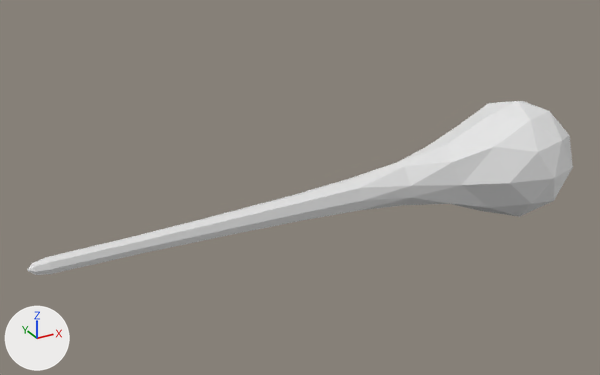
The Blender file exploration/models/spirit.blend: old version first, new version second.
Rendered twice from a camera (50 mm lens) standing at (-9.42, -9.73, 5.18) and looking at (-3.91, 0.29, 0.17). The lights are fixed; the arrows at lower left show +X, +Y and +Z.

In view in the first picture: 'spirit'.
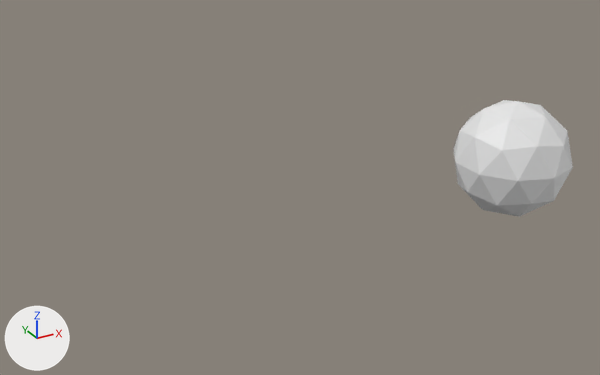
Commit message: change spirit model to be just a ball

Where the change shows, as pixel boxes [x1, y1, x2, y2] in the pictures (600 x 375 px):
'spirit', reshaped (78% narrower, 33% shorter): before [27, 101, 573, 275]; after [454, 100, 573, 217]

The edits, one by one:
me_icosphere_002 is used by ob_spirit; location (0.0, 0.0, 0.0).
me_icosphere_002 had 103 vertices, 202 faces and spanned x -8.0..0.95, y -1.0..1.0, z -1.0..1.0.
me_icosphere_002 now has 42 vertices, 80 faces and spans x -0.95..0.95, y -1.0..1.0, z -1.0..1.0.
Part 1, on me_icosphere_002:
81 vertices are removed from x -8.0..0.85, y -0.85..0.85, z -0.53..0.85.
175 faces are deleted.
3 vertices move from x -0.76..-0.59, y -0.81..0.81, z -0.85..0.0 to x -0.59..-0.53, y -0.81..0.81, z -0.85..0.0.
20 vertices are added at x -0.95..0.89, y -0.85..0.85, z -0.53..0.85.
53 new faces join them.
